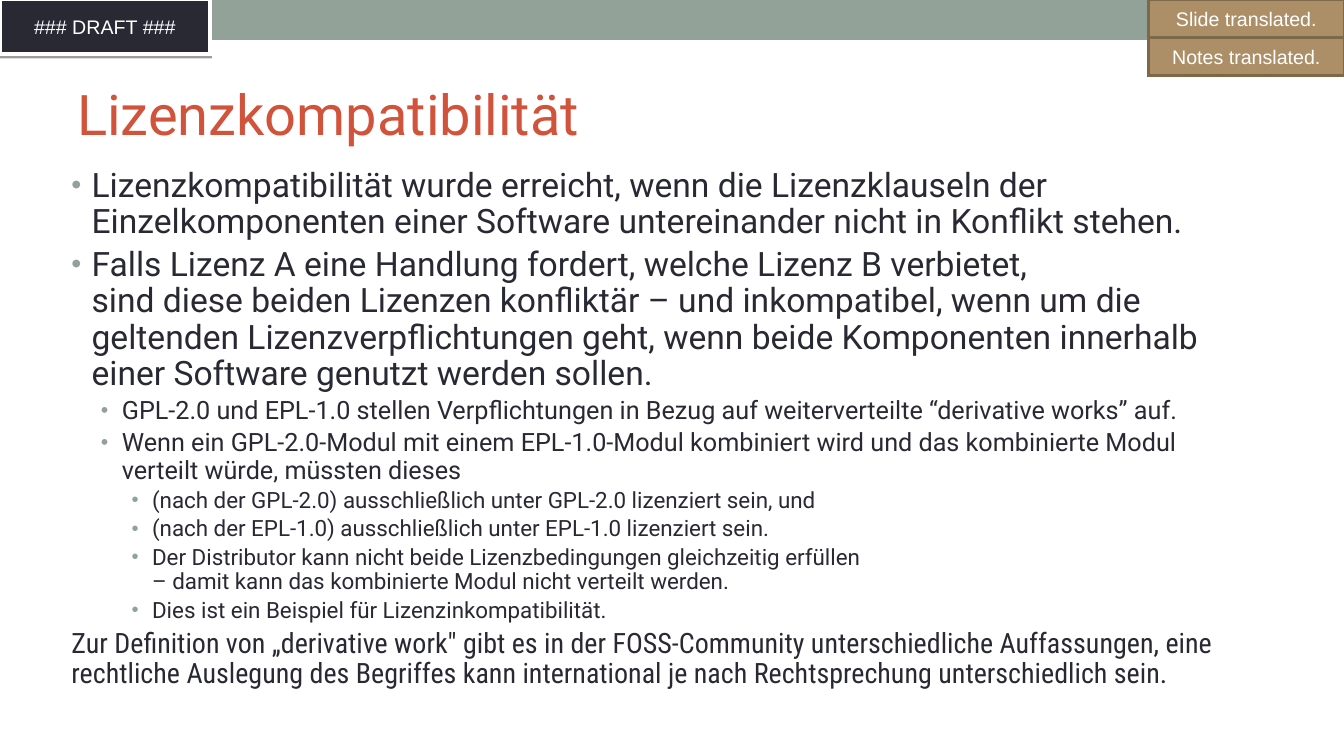
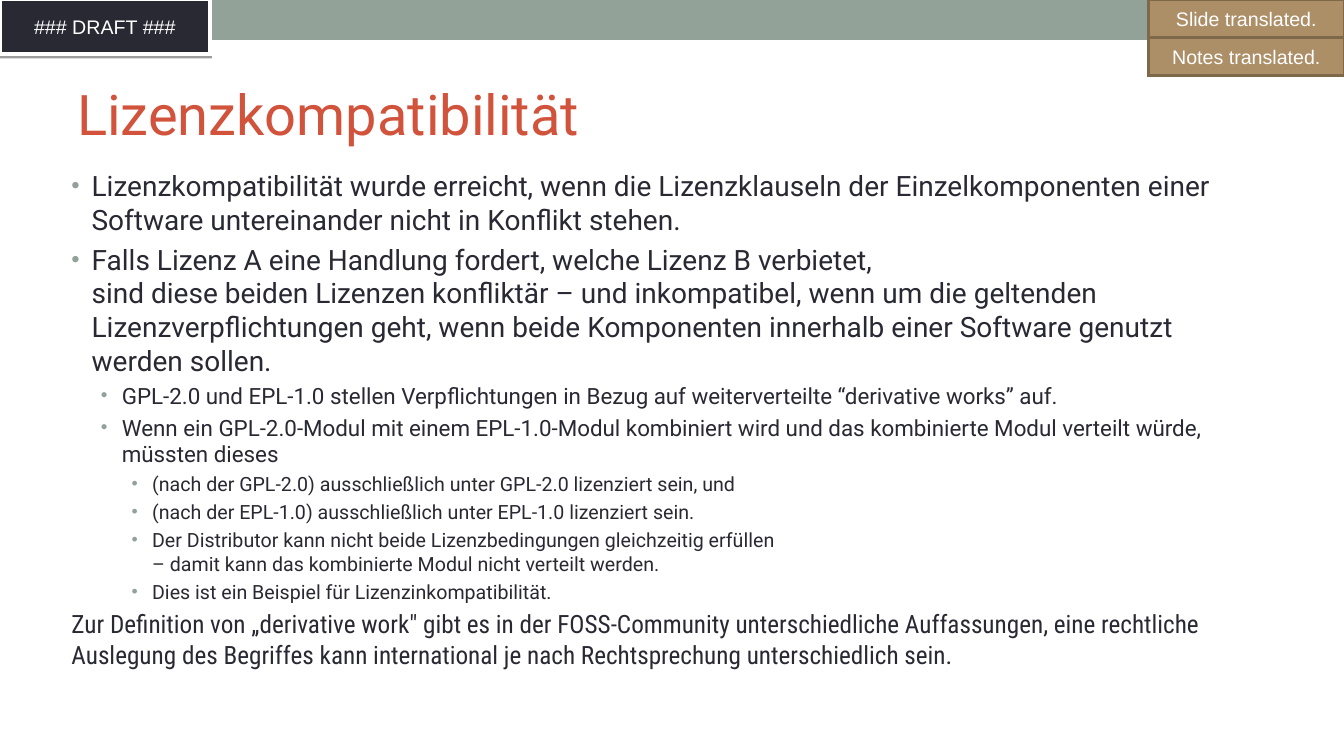
Before and after one commit to SThanheiser/curriculum, a slide deck: slide 22 of translation-DE/slides/DFT_openchain-curriculum-for-1-1_GER.odp. Drawn at 1344x756 pixels with LibreOffice and Linux fonts; fonts in the diff are those of the drawing; background and template pictures are left out. Boxes give left, top, right and bottom in pixels: in the first picture for what was removed or moved away, otherwise in the second. Text is boxed around its words. In the diff, an @@ line names an element or a change of style, - is before the commit and + after.

```diff
--- a/translation-DE/slides/DFT_openchain-curriculum-for-1-1_GER.odp
+++ b/translation-DE/slides/DFT_openchain-curriculum-for-1-1_GER.odp
@@ text "Lizenzkompatibilität wurde erreicht, wenn die ..." at (71, 175, 1209, 670): size 24 to 20 pt in "Lizenzkompatibilität wurde erreicht, wenn die Lizenzklauseln ...", "Falls Lizenz A eine Handlung fordert, welche ..."; size 18 to 16 pt in "GPL-2.0 und EPL-1.0 stellen Verpflichtungen in Bezug ...", "Wenn ein GPL-2.0-Modul mit einem EPL-1.0-Modul kombiniert ..."; size 16 to 14 pt in "(nach der GPL-2.0) ausschließlich unter GPL-2.0 lizenziert ...", "(nach der EPL-1.0) ausschließlich unter EPL-1.0 lizenziert ...", "Der Distributor kann nicht beide Lizenzbedingungen gleichzei ...", "Dies ist ein Beispiel für Lizenzinkompatibilität."; size 20 to 18 pt in "Zur Definition von „derivative work" gibt es ..."; line spacing 0.9 to 1 @@
```
Also in this commit, not shown: 15 other slides changed, 6 slides added, 6 slides removed, 1 other file.
